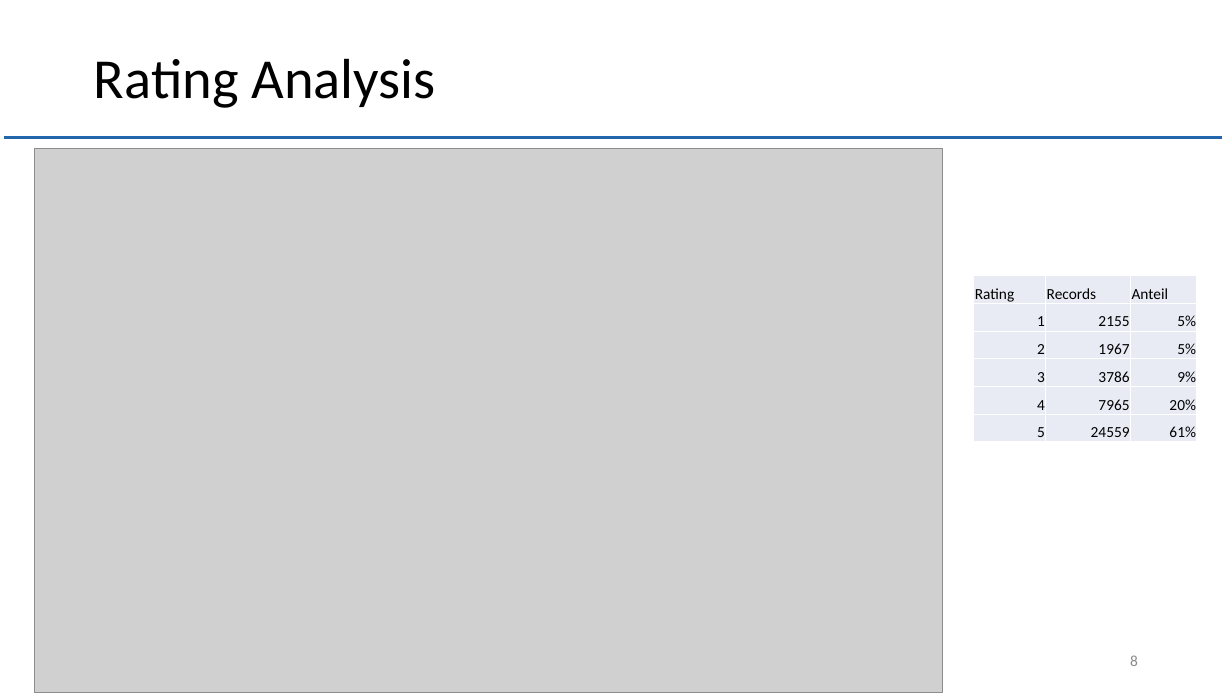
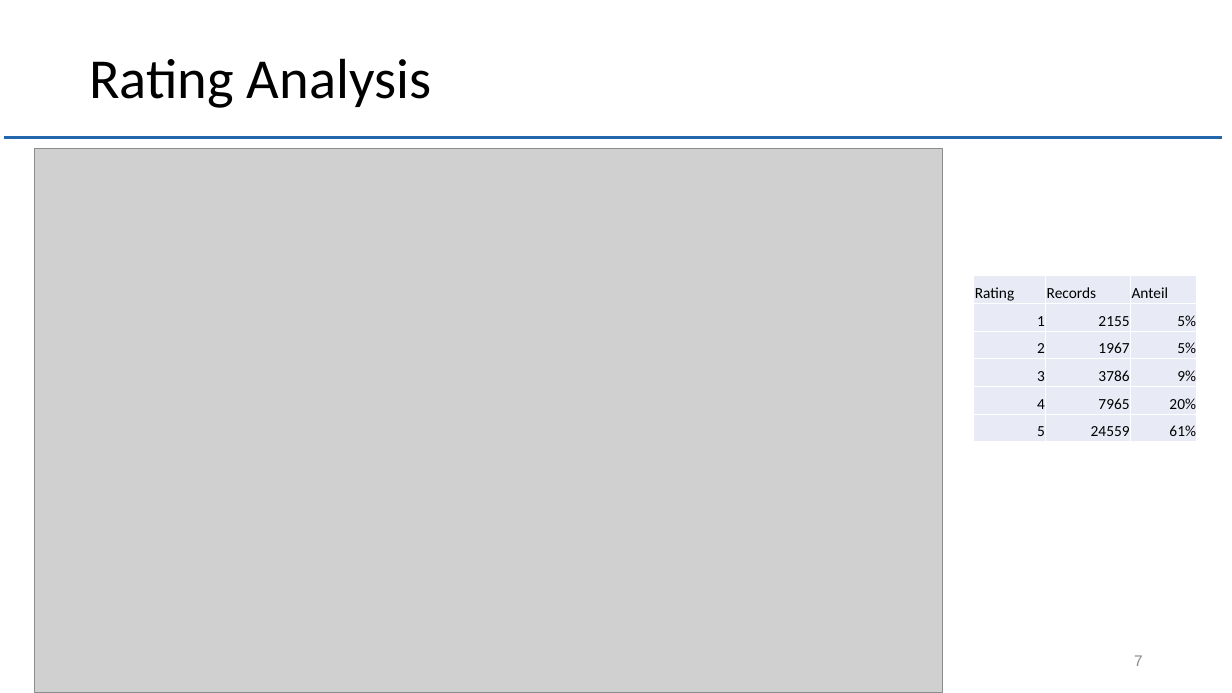
Before and after one commit to muellR/text_analysis, a slide deck: slide 7 of presentation/ln_text_analysis.pptx (slide 8 before the commit). Drawn at 1232x693 pixels with LibreOffice and Linux fonts; fonts in the diff are those of the drawing; grey boxes stand for pictures; background and template pictures are left out. Boxes give left, top, right and bottom in pixels: in the first picture for what was removed or moved away, otherwise in the second. Text is boxed around its words. In the diff, an @@ line names an element or a change of style, - is before the commit and + after.

```diff
--- a/presentation/ln_text_analysis.pptx
+++ b/presentation/ln_text_analysis.pptx
@@ title "Rating Analysis": place and size @@
-title "Rating Analysis" at [94, 58, 435, 108]
+title "Rating Analysis" at [89, 58, 431, 108]
@@ page number removed at [1130, 655, 1138, 666] @@
-8
@@ page number added at [1134, 655, 1143, 666], 12 pt, text #888888 @@
+7
```
Also in this commit, not shown: 11 other slides changed, 4 slides added, 9 slides removed, 1 other file.
